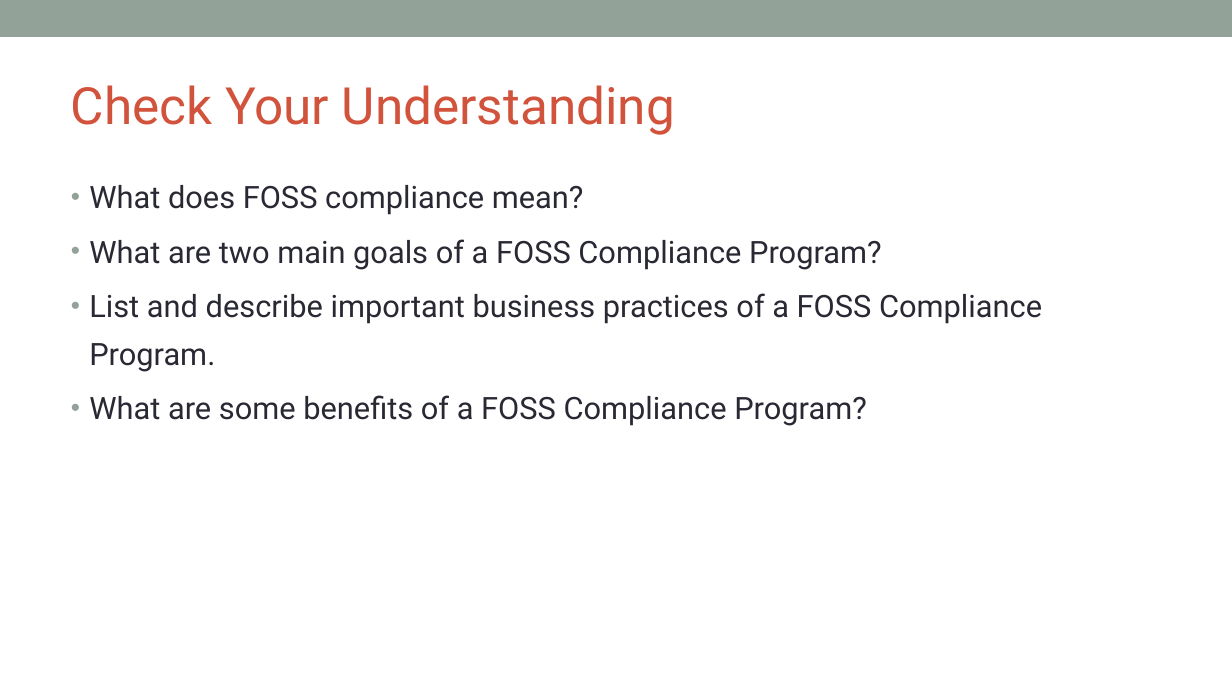
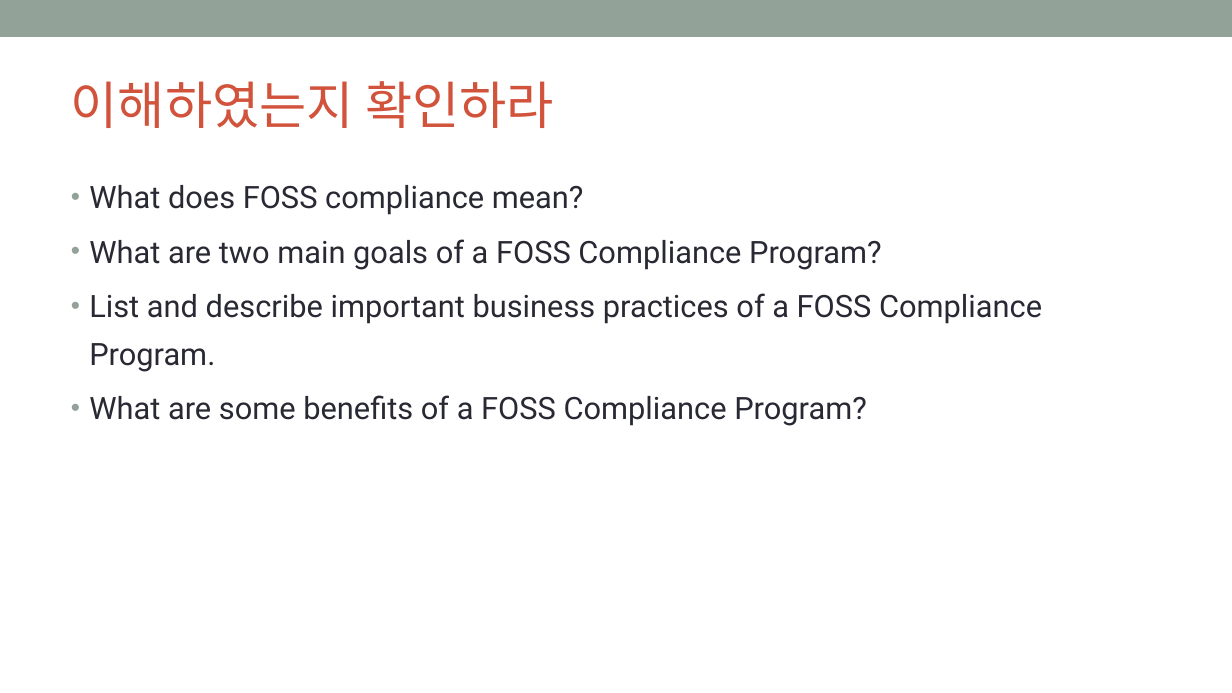
Before and after one commit to OpenChain-KWG/Curriculum-Translation-KR, a slide deck: slide 32 of target/slides/openchain-curriculum-for-1-1.pptx. Drawn at 1232x693 pixels with LibreOffice and Linux fonts; fonts in the diff are those of the drawing; background and template pictures are left out. Boxes give left, top, right and bottom in pixels: in the first picture for what was removed or moved away, otherwise in the second. Text is boxed around its words. In the diff, an @@ line names an element or a change of style, - is before the commit and + after.

```diff
--- a/target/slides/openchain-curriculum-for-1-1.pptx
+++ b/target/slides/openchain-curriculum-for-1-1.pptx
@@ title at (71, 81, 554, 128): text changed @@
-Check Your Understanding
+이해하였는지 확인하라
```
Also in this commit, not shown: 6 other slides changed, 3 slides added, 3 slides removed, 7 other files.
